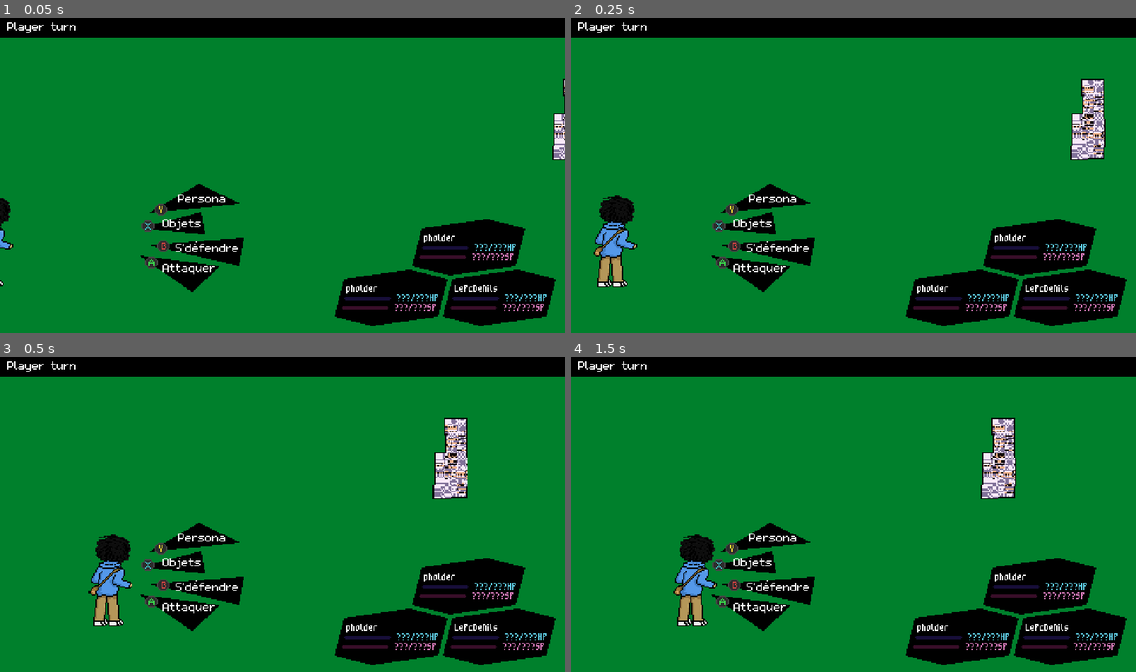
Above: before the commit, frames 1-4 (two rows, left to right).
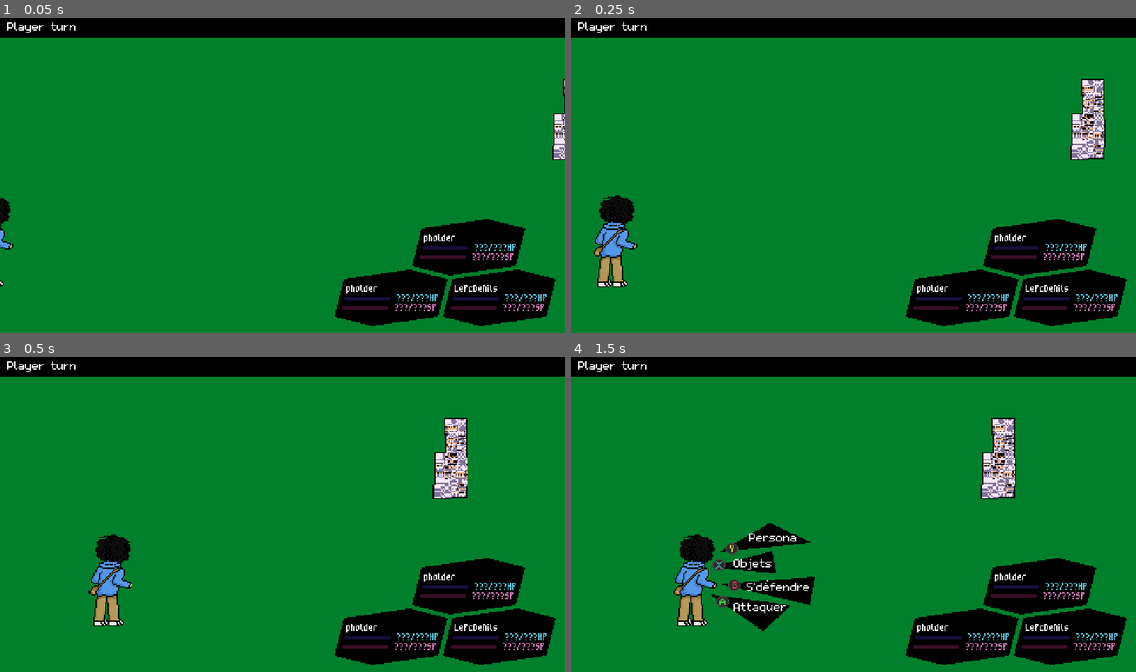
Above: after the commit, the same moments.

Repository: Milepowe/Senegal-Lore-godot
Game: Godot game, scene res://scenes/menus/combat/combat.tscn
The game is run twice, just before and just after one commit, with the same random seed, the same clock (stepped at 60 frames per second) and the same inputs. This scene is started directly instead of the project's main scene.
Inputs:
- Up to frame 1 (0.05 s): no input
- Up to frame 2 (0.25 s): no input
- Up to frame 3 (0.5 s): no input
- Up to frame 4 (1.5 s): tap Enter (confirm) at 0.5, 1.35 s; hold Enter (confirm) 0.53-1.28 s

The runs differ from the first frame. In frame 1, 2.6% of the frame differs, in the area x 24-44%, y 52-87%; in frame 2, 2.6%; in frame 3, 2.6%; in frame 4, less than 0.1%.

Commit message:
Added animations

Diff:
--- a/scenes/menus/combat/combat.tscn
+++ b/scenes/menus/combat/combat.tscn
@@ -14,6 +14,159 @@
 [ext_resource type="Texture2D" uid="uid://c8udvyhisafod" path="res://assests/ui/buttons/xbox_controller_x.png" id="12_x522l"]
 [ext_resource type="Texture2D" uid="uid://dq4slh841f2dl" path="res://assests/ui/buttons/xbox_controller_y.png" id="13_huqvv"]
 
+[sub_resource type="Animation" id="Animation_rmwwb"]
+resource_name = "in"
+length = 0.1
+tracks/0/type = "value"
+tracks/0/imported = false
+tracks/0/enabled = true
+tracks/0/path = NodePath("PersonaButton:polygon")
+tracks/0/interp = 1
+tracks/0/loop_wrap = true
+tracks/0/keys = {
+"times": PackedFloat32Array(0, 0.1),
+"transitions": PackedFloat32Array(1, 1),
+"update": 0,
+"values": [PackedVector2Array(126, 168, 126, 168, 126, 168), PackedVector2Array(126, 168, 169, 143, 204, 160)]
+}
+tracks/1/type = "value"
+tracks/1/imported = false
+tracks/1/enabled = true
+tracks/1/path = NodePath("ItemsButton:polygon")
+tracks/1/interp = 1
+tracks/1/loop_wrap = true
+tracks/1/keys = {
+"times": PackedFloat32Array(0, 0.1),
+"transitions": PackedFloat32Array(1, 1),
+"update": 0,
+"values": [PackedVector2Array(118, 181, 118, 181, 118, 181), PackedVector2Array(118, 181, 171, 167, 174, 186)]
+}
+tracks/2/type = "value"
+tracks/2/imported = false
+tracks/2/enabled = true
+tracks/2/path = NodePath("GuardButton:polygon")
+tracks/2/interp = 1
+tracks/2/loop_wrap = true
+tracks/2/keys = {
+"times": PackedFloat32Array(0, 0.1),
+"transitions": PackedFloat32Array(1, 1),
+"update": 0,
+"values": [PackedVector2Array(126, 195, 126, 195, 126, 195), PackedVector2Array(126, 195, 207, 189, 203, 213)]
+}
+tracks/3/type = "value"
+tracks/3/imported = false
+tracks/3/enabled = true
+tracks/3/path = NodePath("AttackButton:polygon")
+tracks/3/interp = 1
+tracks/3/loop_wrap = true
+tracks/3/keys = {
+"times": PackedFloat32Array(0, 0.1),
+"transitions": PackedFloat32Array(1, 1),
+"update": 0,
+"values": [PackedVector2Array(118, 204, 118, 204, 118, 204), PackedVector2Array(118, 204, 187, 213, 163, 235)]
+}
+tracks/4/type = "value"
+tracks/4/imported = false
+tracks/4/enabled = true
+tracks/4/path = NodePath("PersonaButton/RichTextLabel:self_modulate")
+tracks/4/interp = 1
+tracks/4/loop_wrap = true
+tracks/4/keys = {
+"times": PackedFloat32Array(0, 0.1),
+"transitions": PackedFloat32Array(1, 1),
+"update": 0,
+"values": [Color(1, 1, 1, 0), Color(1, 1, 1, 1)]
+}
+tracks/5/type = "value"
+tracks/5/imported = false
+tracks/5/enabled = true
+tracks/5/path = NodePath("ItemsButton/RichTextLabel:self_modulate")
+tracks/5/interp = 1
+tracks/5/loop_wrap = true
+tracks/5/keys = {
+"times": PackedFloat32Array(0, 0.1),
+"transitions": PackedFloat32Array(1, 1),
+"update": 0,
+"values": [Color(1, 1, 1, 0), Color(1, 1, 1, 1)]
+}
+tracks/6/type = "value"
+tracks/6/imported = false
+tracks/6/enabled = true
+tracks/6/path = NodePath("GuardButton/RichTextLabel:self_modulate")
+tracks/6/interp = 1
+tracks/6/loop_wrap = true
+tracks/6/keys = {
+"times": PackedFloat32Array(0, 0.1),
+"transitions": PackedFloat32Array(1, 1),
+"update": 0,
+"values": [Color(1, 1, 1, 0), Color(1, 1, 1, 1)]
+}
+tracks/7/type = "value"
+tracks/7/imported = false
+tracks/7/enabled = true
+tracks/7/path = NodePath("AttackButton/RichTextLabel:self_modulate")
+tracks/7/interp = 1
+tracks/7/loop_wrap = true
+tracks/7/keys = {
+"times": PackedFloat32Array(0, 0.1),
+"transitions": PackedFloat32Array(1, 1),
+"update": 0,
+"values": [Color(1, 1, 1, 0), Color(1, 1, 1, 1)]
+}
+tracks/8/type = "value"
+tracks/8/imported = false
+tracks/8/enabled = true
+tracks/8/path = NodePath("PersonaButton/XboxControllerY:self_modulate")
+tracks/8/interp = 1
+tracks/8/loop_wrap = true
+tracks/8/keys = {
+"times": PackedFloat32Array(0, 0.1),
+"transitions": PackedFloat32Array(1, 1),
+"update": 0,
+"values": [Color(1, 1, 1, 0), Color(1, 1, 1, 1)]
+}
+tracks/9/type = "value"
+tracks/9/imported = false
+tracks/9/enabled = true
+tracks/9/path = NodePath("ItemsButton/XboxControllerX:self_modulate")
+tracks/9/interp = 1
+tracks/9/loop_wrap = true
+tracks/9/keys = {
+"times": PackedFloat32Array(0, 0.1),
+"transitions": PackedFloat32Array(1, 1),
+"update": 0,
+"values": [Color(1, 1, 1, 0), Color(1, 1, 1, 1)]
+}
+tracks/10/type = "value"
+tracks/10/imported = false
+tracks/10/enabled = true
+tracks/10/path = NodePath("GuardButton/XboxControllerB:self_modulate")
+tracks/10/interp = 1
+tracks/10/loop_wrap = true
+tracks/10/keys = {
+"times": PackedFloat32Array(0, 0.1),
+"transitions": PackedFloat32Array(1, 1),
+"update": 0,
+"values": [Color(1, 1, 1, 0), Color(1, 1, 1, 1)]
+}
+tracks/11/type = "value"
+tracks/11/imported = false
+tracks/11/enabled = true
+tracks/11/path = NodePath("AttackButton/XboxControllerA:self_modulate")
+tracks/11/interp = 1
+tracks/11/loop_wrap = true
+tracks/11/keys = {
+"times": PackedFloat32Array(0, 0.1),
+"transitions": PackedFloat32Array(1, 1),
+"update": 0,
+"values": [Color(1, 1, 1, 0), Color(1, 1, 1, 1)]
+}
+
+[sub_resource type="AnimationLibrary" id="AnimationLibrary_venrj"]
+_data = {
+"in": SubResource("Animation_rmwwb")
+}
+
 [node name="Combat" type="Node2D"]
 texture_filter = 1
 script = ExtResource("1_bdjml")
@@ -55,9 +208,11 @@
 text = "Player turn"
 metadata/_edit_use_anchors_ = true
 
-[node name="SelectedPlayerButtons" type="Node2D" parent="."]
+[node name="SelectedPlayerButtons" type="Marker2D" parent="."]
+position = Vector2(87, 153)
 
 [node name="PersonaButton" type="Polygon2D" parent="SelectedPlayerButtons"]
+position = Vector2(-87, -153)
 color = Color(0, 0, 0, 1)
 polygon = PackedVector2Array(126, 168, 169, 143, 204, 160)
 
@@ -75,6 +230,7 @@
 text = "Persona"
 
 [node name="ItemsButton" type="Polygon2D" parent="SelectedPlayerButtons"]
+position = Vector2(-87, -153)
 color = Color(0, 0, 0, 1)
 polygon = PackedVector2Array(118, 181, 171, 167, 174, 186)
 
@@ -83,15 +239,16 @@
 texture = ExtResource("12_x522l")
 centered = false
 
-[node name="RichTextLabel2" type="RichTextLabel" parent="SelectedPlayerButtons/ItemsButton"]
+[node name="RichTextLabel" type="RichTextLabel" parent="SelectedPlayerButtons/ItemsButton"]
 offset_left = 138.0
-offset_top = 169.0
+offset_top = 170.0
 offset_right = 199.0
-offset_bottom = 184.0
+offset_bottom = 185.0
 theme = ExtResource("2_mbdq8")
 text = "Objets"
 
 [node name="GuardButton" type="Polygon2D" parent="SelectedPlayerButtons"]
+position = Vector2(-87, -153)
 color = Color(0, 0, 0, 1)
 polygon = PackedVector2Array(126, 195, 207, 189, 203, 213)
 
@@ -100,7 +257,7 @@
 texture = ExtResource("11_7xv3a")
 centered = false
 
-[node name="RichTextLabel3" type="RichTextLabel" parent="SelectedPlayerButtons/GuardButton"]
+[node name="RichTextLabel" type="RichTextLabel" parent="SelectedPlayerButtons/GuardButton"]
 offset_left = 149.0
 offset_top = 190.0
 offset_right = 204.0
@@ -111,10 +268,16 @@
 shortcut_keys_enabled = false
 
 [node name="AttackButton" type="Polygon2D" parent="SelectedPlayerButtons"]
+position = Vector2(-87, -153)
 color = Color(0, 0, 0, 1)
 polygon = PackedVector2Array(118, 204, 187, 213, 163, 235)
 
-[node name="RichTextLabel4" type="RichTextLabel" parent="SelectedPlayerButtons/AttackButton"]
+[node name="XboxControllerA" type="Sprite2D" parent="SelectedPlayerButtons/AttackButton"]
+position = Vector2(123, 205)
+texture = ExtResource("10_l3amx")
+centered = false
+
+[node name="RichTextLabel" type="RichTextLabel" parent="SelectedPlayerButtons/AttackButton"]
 offset_left = 138.0
 offset_top = 207.0
 offset_right = 184.0
@@ -123,75 +286,26 @@
 text = "Attaquer "
 scroll_active = false
 
-[node name="XboxControllerA" type="Sprite2D" parent="SelectedPlayerButtons/AttackButton"]
-position = Vector2(123, 205)
-texture = ExtResource("10_l3amx")
-centered = false
-
-[node name="PlayerInfos" type="Node2D" parent="."]
-
-[node name="PlayerInfos" type="Polygon2D" parent="PlayerInfos"]
-position = Vector2(48, 64)
+[node name="AnimationPlayer" type="AnimationPlayer" parent="SelectedPlayerButtons"]
+libraries = {
+"": SubResource("AnimationLibrary_venrj")
+}
+
+[node name="PlayerInfos" type="Marker2D" parent="."]
+position = Vector2(382, 223)
+
+[node name="PlayerInfos2" type="Polygon2D" parent="PlayerInfos"]
+position = Vector2(-334, -159)
 color = Color(0, 0, 0, 1)
 polygon = PackedVector2Array(328, 192, 336, 160, 392, 152, 424, 160, 416, 192, 360, 200)
 
-[node name="Name" type="RichTextLabel" parent="PlayerInfos/PlayerInfos"]
+[node name="Name" type="RichTextLabel" parent="PlayerInfos/PlayerInfos2"]
 offset_left = 338.0
 offset_top = 160.0
 offset_right = 379.0
 offset_bottom = 172.0
 theme = ExtResource("5_wgptg")
 text = "LePcDeNils"
-scroll_active = false
-
-[node name="HPvalue" type="RichTextLabel" parent="PlayerInfos/PlayerInfos"]
-offset_left = 381.0
-offset_top = 168.0
-offset_right = 423.0
-offset_bottom = 181.0
-theme = ExtResource("5_wgptg")
-theme_override_colors/default_color = Color(0.372549, 0.803922, 0.894118, 1)
-text = "???/???HP"
-scroll_active = false
-
-[node name="HPbar" type="TextureProgressBar" parent="PlayerInfos/PlayerInfos"]
-offset_left = 336.0
-offset_top = 175.0
-offset_right = 376.0
-offset_bottom = 178.0
-texture_under = ExtResource("6_et5yw")
-texture_progress = ExtResource("7_cqw2l")
-
-[node name="SPvalue" type="RichTextLabel" parent="PlayerInfos/PlayerInfos"]
-offset_left = 379.0
-offset_top = 176.0
-offset_right = 417.0
-offset_bottom = 189.0
-theme = ExtResource("5_wgptg")
-theme_override_colors/default_color = Color(0.843137, 0.482353, 0.729412, 1)
-text = "???/???SP"
-scroll_active = false
-
-[node name="SPbar" type="TextureProgressBar" parent="PlayerInfos/PlayerInfos"]
-offset_left = 334.0
-offset_top = 183.0
-offset_right = 374.0
-offset_bottom = 186.0
-texture_under = ExtResource("8_o6e83")
-texture_progress = ExtResource("9_1bu58")
-
-[node name="PlayerInfos2" type="Polygon2D" parent="PlayerInfos"]
-position = Vector2(-44, 64)
-color = Color(0, 0, 0, 1)
-polygon = PackedVector2Array(328, 192, 336, 160, 392, 152, 424, 160, 416, 192, 360, 200)
-
-[node name="Name" type="RichTextLabel" parent="PlayerInfos/PlayerInfos2"]
-offset_left = 338.0
-offset_top = 160.0
-offset_right = 372.0
-offset_bottom = 172.0
-theme = ExtResource("5_wgptg")
-text = "pholder"
 scroll_active = false
 
 [node name="HPvalue" type="RichTextLabel" parent="PlayerInfos/PlayerInfos2"]
@@ -231,14 +345,14 @@
 texture_progress = ExtResource("9_1bu58")
 
 [node name="PlayerInfos3" type="Polygon2D" parent="PlayerInfos"]
-position = Vector2(22, 21)
+position = Vector2(-426, -159)
 color = Color(0, 0, 0, 1)
 polygon = PackedVector2Array(328, 192, 336, 160, 392, 152, 424, 160, 416, 192, 360, 200)
 
 [node name="Name" type="RichTextLabel" parent="PlayerInfos/PlayerInfos3"]
 offset_left = 338.0
 offset_top = 160.0
-offset_right = 379.0
+offset_right = 372.0
 offset_bottom = 172.0
 theme = ExtResource("5_wgptg")
 text = "pholder"
@@ -279,3 +393,53 @@
 offset_bottom = 186.0
 texture_under = ExtResource("8_o6e83")
 texture_progress = ExtResource("9_1bu58")
+
+[node name="PlayerInfos4" type="Polygon2D" parent="PlayerInfos"]
+position = Vector2(-360, -202)
+color = Color(0, 0, 0, 1)
+polygon = PackedVector2Array(328, 192, 336, 160, 392, 152, 424, 160, 416, 192, 360, 200)
+
+[node name="Name" type="RichTextLabel" parent="PlayerInfos/PlayerInfos4"]
+offset_left = 338.0
+offset_top = 160.0
+offset_right = 379.0
+offset_bottom = 172.0
+theme = ExtResource("5_wgptg")
+text = "pholder"
+scroll_active = false
+
+[node name="HPvalue" type="RichTextLabel" parent="PlayerInfos/PlayerInfos4"]
+offset_left = 381.0
+offset_top = 168.0
+offset_right = 423.0
+offset_bottom = 181.0
+theme = ExtResource("5_wgptg")
+theme_override_colors/default_color = Color(0.372549, 0.803922, 0.894118, 1)
+text = "???/???HP"
+scroll_active = false
+
+[node name="HPbar" type="TextureProgressBar" parent="PlayerInfos/PlayerInfos4"]
+offset_left = 336.0
+offset_top = 175.0
+offset_right = 376.0
+offset_bottom = 178.0
+texture_under = ExtResource("6_et5yw")
+texture_progress = ExtResource("7_cqw2l")
+
+[node name="SPvalue" type="RichTextLabel" parent="PlayerInfos/PlayerInfos4"]
+offset_left = 379.0
+offset_top = 176.0
+offset_right = 417.0
+offset_bottom = 189.0
+theme = ExtResource("5_wgptg")
+theme_override_colors/default_color = Color(0.843137, 0.482353, 0.729412, 1)
+text = "???/???SP"
+scroll_active = false
+
+[node name="SPbar" type="TextureProgressBar" parent="PlayerInfos/PlayerInfos4"]
+offset_left = 334.0
+offset_top = 183.0
+offset_right = 374.0
+offset_bottom = 186.0
+texture_under = ExtResource("8_o6e83")
+texture_progress = ExtResource("9_1bu58")
--- a/scripts/menu/combat/combat.gd
+++ b/scripts/menu/combat/combat.gd
@@ -2,10 +2,27 @@
 
 var intro_speed = 225
 
+
 # Called when the node enters the scene tree for the first time.
 func _ready():
+	# Set default positions
 	$Bilel.global_position = Vector2(-37, 153)
 	$Missingno.global_position = Vector2(480, 54)
+
+	# Hide buttons
+	# Set all polygons points in one place
+	for i in $SelectedPlayerButtons.get_children():
+		if not "AnimationPlayer" in str(i) : # Everything except that one random animation player
+			var first_polygon_point: Vector2 = i.polygon[0]
+			i.polygon = PackedVector2Array([first_polygon_point, first_polygon_point, first_polygon_point])
+
+			# Make everything transparent EXCEPT polygons
+			for j in i.get_children():
+				j.self_modulate = Color(1, 1, 1, 0)
+
+	# This is temporary i'll change it later like everything i code
+	await get_tree().create_timer(0.7).timeout
+	$SelectedPlayerButtons/AnimationPlayer.play("in")
 	pass
 
 # Called every frame. 'delta' is the elapsed time since the previous frame.
Not shown: 1 places in scenes/menus/combat/combat.tscn that only renumber resources
